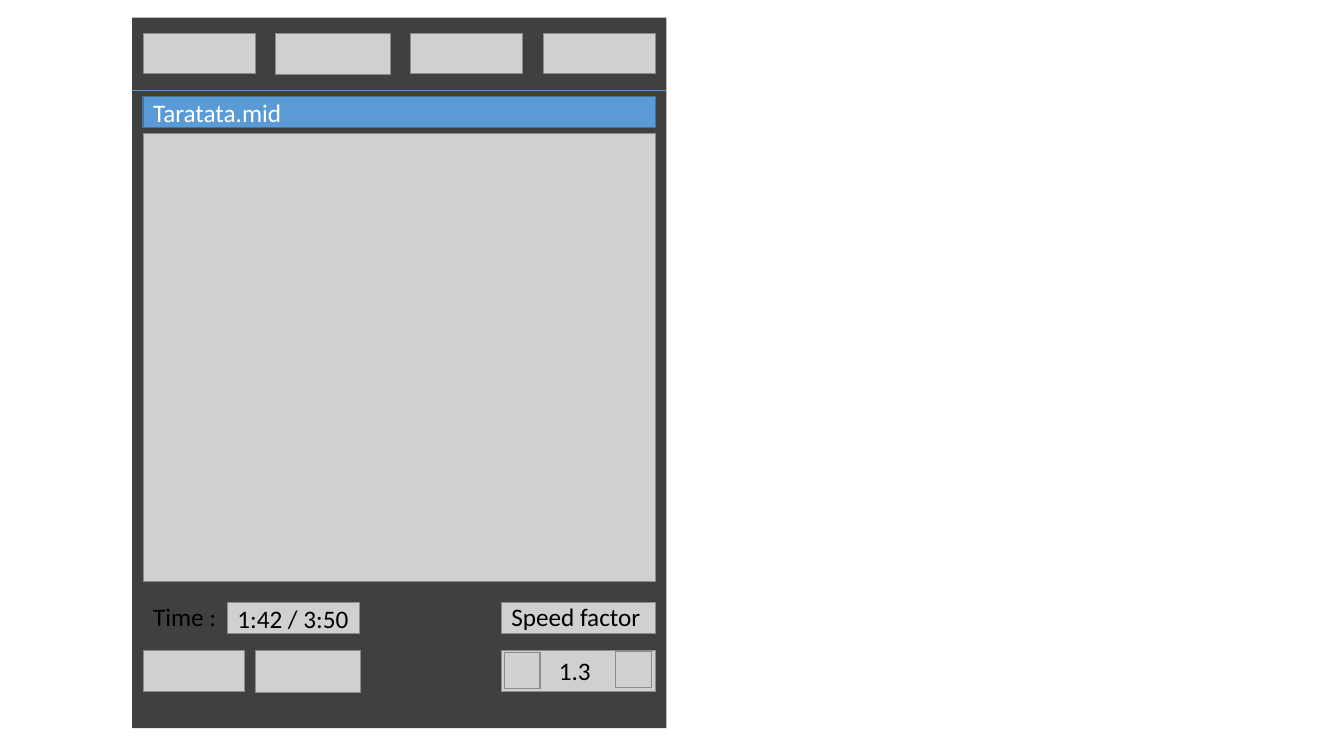
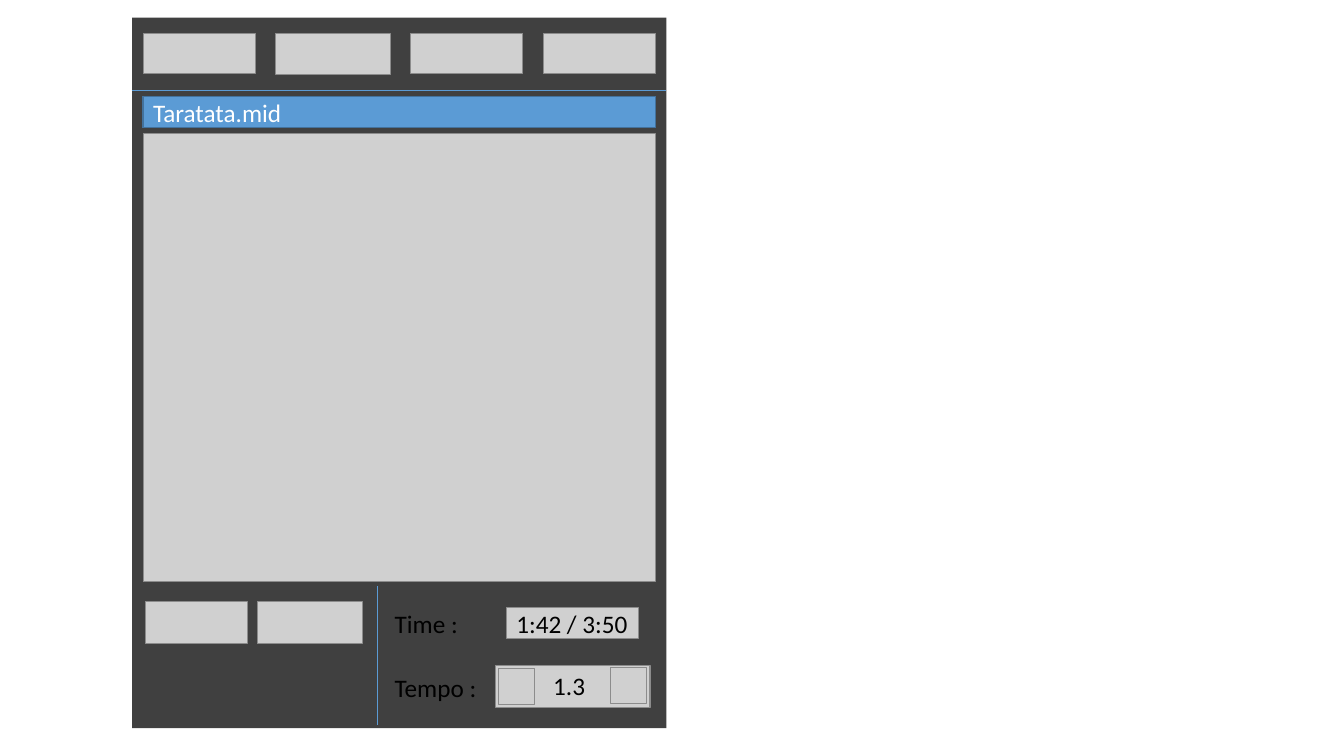
Before and after one commit to QuentinSalomon/TB, a slide deck: slide 2 of Administratif/Visuel.pptx. Drawn at 1344x756 pixels with LibreOffice and Linux fonts; fonts in the diff are those of the drawing; grey boxes stand for pictures. Boxes give left, top, right and bottom in pixels: in the first picture for what was removed or moved away, otherwise in the second. Text is boxed around its words. In the diff, an @@ line names an element or a change of style, - is before the commit and + after.

Commit message:
Début presentation

```diff
--- a/Administratif/Visuel.pptx
+++ b/Administratif/Visuel.pptx
@@ line added from (378, 586) to (378, 725), #5B9BD5 0.5 pt @@
@@ picture: place and size @@
-picture at <box>143,651,245,693</box>
+picture at <box>145,602,247,643</box>
@@ picture: place and size @@
-picture at <box>255,650,360,693</box>
+picture at <box>258,602,363,644</box>
@@ text "Time :": place and size @@
-text "Time :" at <box>153,609,204,626</box>
+text "Time :" at <box>395,616,446,633</box>
@@ picture removed at <box>501,603,655,634</box> @@
@@ text "1:42 / 3:50": place and size @@
-text "1:42 / 3:50" at <box>237,611,348,634</box>
+text "1:42 / 3:50" at <box>516,616,627,639</box>
@@ picture: place and size @@
-picture at <box>228,603,360,634</box>
+picture at <box>507,608,639,639</box>
@@ text removed at <box>511,608,640,630</box> @@
-Speed factor
@@ text added at <box>395,681,464,701</box>, 18 pt, text #000000 @@
+Tempo :
@@ 3 pictures, 1 text: place and size @@
-3 pictures, 1 text at <box>501,650,655,693</box>
+3 pictures, 1 text at <box>496,666,650,709</box>
```
Also in this commit, not shown: 3 other files.
